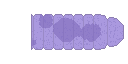
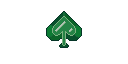
Revision of a layered 128×64 image; what changed, layer by layer:
added layer "Spade" above "Heart" over [left=46, top=11, right=82, bottom=48]
hid "BugBody_Special" over [left=31, top=14, right=124, bottom=50]